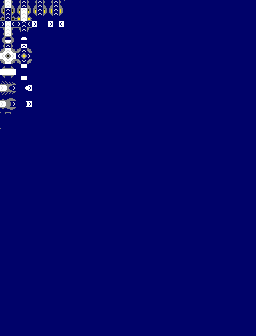
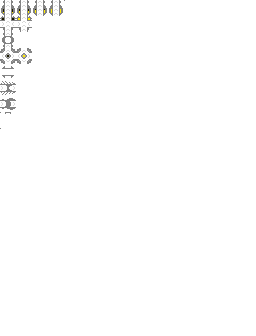
Comparing the layer stacks of the two 256×336 images. Changes:
showed "Layer 31" over [0, 0, 96, 16]
hid "Layer 3" over [0, 0, 256, 336]
